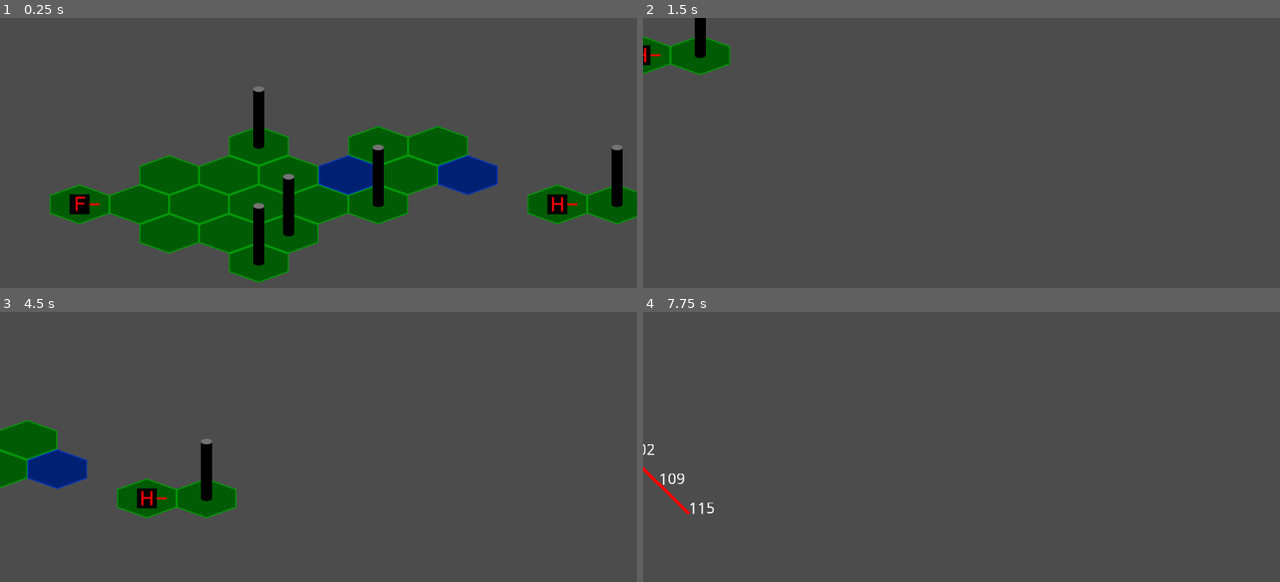
Above: before the commit, frames 1-4 (two rows, left to right).
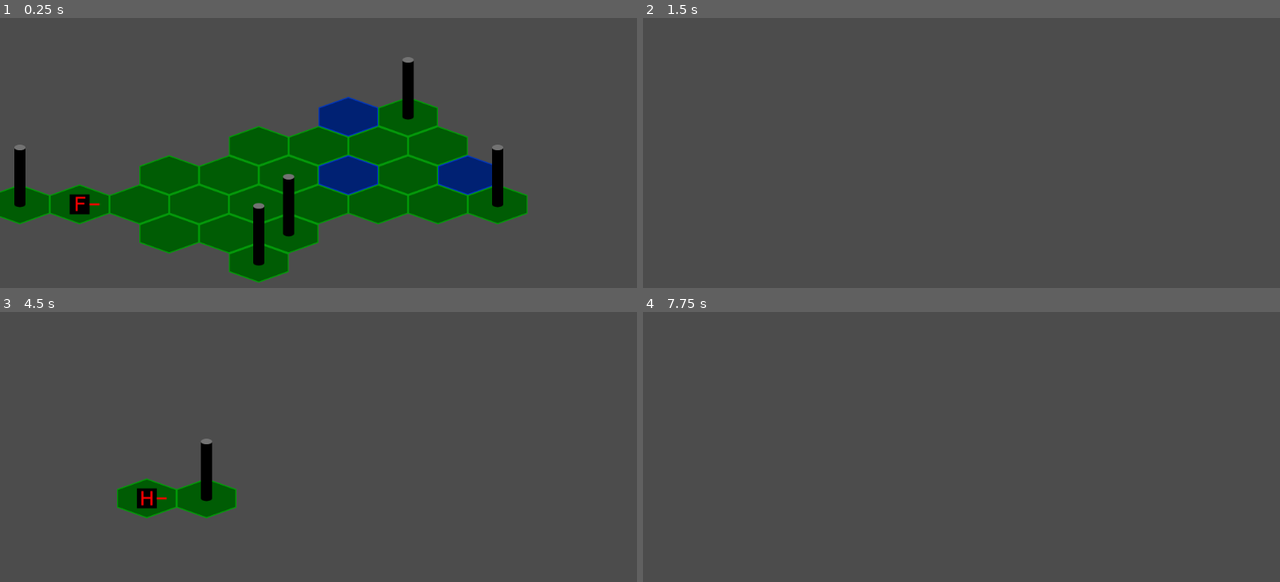
Above: after the commit, the same moments.

Repository: fat-beaver/hedgehog
Game: Godot game, scene res://battle.tscn
Same seed, same stepped clock (60 frames per second), same inputs: the game is played once before the commit and once after it.
Inputs (mouse positions are in pixels of both pictures, inside the frame that each line leads up to):
- Up to frame 1 (0.25 s): no input
- Up to frame 2 (1.5 s): tap Enter at 0.5 s; move the mouse to (1101, 185) at 0.52 s; hold Right (move_right) 0.53-1.28 s; tap C (change_critter, bound only before the commit) at 0.6 s; click (1101, 185) at 0.8 s; move the mouse to (834, 223) at 1.27 s; hold Down (move_down) from 1.28 s (still down); click (834, 223) at 1.35 s
- Up to frame 3 (4.5 s): right-click (191, 517) at 1.55 s; tap Space at 2, 3.5 s; move the mouse to (382, 417) at 2.02 s; release Down (move_down) at 2.03 s; hold Right (move_right) 2.03-2.78 s; right-click (382, 417) at 2.1 s; tap C (change_critter, bound only before the commit) at 2.3, 2.85 s; tap Enter at 2.75 s; move the mouse to (286, 573) at 2.77 s; hold Up (move_up) 2.78-3.53 s; click (286, 573) at 3.05 s; move the mouse to (509, 555) at 3.52 s; hold Left (move_left) from 3.53 s (still down); tap Backspace (end_turn) at 3.6 s; right-click (509, 555) at 3.8 s; move the mouse to (127, 441) at 4.27 s; click (127, 441) at 4.35 s
- Up to frame 4 (7.75 s): tap C (change_critter, bound only before the commit) at 4.55, 6.8, 7.35 s; move the mouse to (993, 498) at 5.02 s; release Left (move_left) at 5.03 s; hold Down (move_down) 5.03-5.78 s; right-click (993, 498) at 5.1 s; click (993, 498) at 5.3 s; tap Enter at 5.75 s; move the mouse to (865, 406) at 5.77 s; hold Right (move_right) 5.78-6.53 s; tap Mouse wheel up (zoom_in) at 5.85 s; right-click (865, 406) at 6.05 s; tap Space at 6.5 s; move the mouse to (1101, 479) at 6.52 s; hold Up (move_up) 6.53-7.28 s; tap Mouse wheel down (zoom_out) at 6.6 s; move the mouse to (834, 517) at 7.27 s; hold Right (move_right) from 7.28 s (still down); click (834, 517) at 7.55 s

The runs differ from the first frame. In frame 1, 9.8% of the frame differs, in the area x 0-100%, y 14-77%; in frame 2, 1.6%; in frame 3, 2.5%; in frame 4, 0.3%.

Commit message:
Added a team class to represent the two teams in the game and hold all of the critters on that team. Added proper visibility and storing of previously explored tiles. Fixed movement so that movement costs could not go negative. Changed way critters are displayed so they can only be seen when in visible tiles.

Diff:
--- a/Battle.gd
+++ b/Battle.gd
@@ -9,7 +9,8 @@
 const default_zoom_level = 2
 const camera_movement_mult = 1200
 #critter constants
-const ferret_coords = Vector2(-4, 0)
+const ferret_one_coords = Vector2(-4, 0)
+const ferret_two_coords = Vector2(-6, 0)
 const hedgehog_coords = Vector2(4, 0)
 const default_time_units = 80
 #map constants
@@ -20,24 +21,24 @@
 var camera = Camera2D.new()
 var map = Map.new(map_size)
 var grid = HexGrid.new(map)
-var ferret: Critter
-var hedgehog: Critter
-var current_critter: Critter
+
+var teams = {}
+var current_team: Team
 
 func _ready():
+	teams[Critter.FERRET] = Team.new()
+	teams[Critter.HEDGEHOG] = Team.new()
+	current_team = teams[Critter.FERRET]
 	#add all of the children
 	add_child(grid)
 	add_child(path)
+	add_child(teams[Critter.FERRET])
+	add_child(teams[Critter.HEDGEHOG])
 	_set_up_camera()
-	ferret = Critter.new(Critter.FERRET, map.get_hex_at_coords(ferret_coords), default_unit_direction, default_time_units)
-	_set_up_critter(ferret)
-	hedgehog = Critter.new(Critter.HEDGEHOG, map.get_hex_at_coords(hedgehog_coords), default_unit_direction, default_time_units)
-	_set_up_critter(hedgehog)
-	current_critter = ferret
-	grid.clear_tiles_to_draw()
-	grid.add_tiles_to_draw(find_visible_tiles(ferret))
-	grid.add_tiles_to_draw(find_visible_tiles(hedgehog))
-	grid._draw_map()
+	_set_up_critter(Critter.new(Critter.FERRET, map.get_hex_at_coords(ferret_one_coords), default_unit_direction, default_time_units, teams[Critter.FERRET]))
+	_set_up_critter(Critter.new(Critter.FERRET, map.get_hex_at_coords(ferret_two_coords), default_unit_direction, default_time_units, teams[Critter.FERRET]))
+	_set_up_critter(Critter.new(Critter.HEDGEHOG, map.get_hex_at_coords(hedgehog_coords), default_unit_direction, default_time_units, teams[Critter.HEDGEHOG]))
+	find_team_visibility(current_team)
 
 func _set_up_camera():
 	add_child(camera)
@@ -48,7 +49,7 @@
 	camera.zoom = Vector2(default_zoom_level, default_zoom_level)
 
 func _set_up_critter(critter: Critter):
-	add_child(critter)
+	teams[critter.get_type()].add_critter(critter)
 	grid.set_hex_terrain(critter.get_location(), 0)
 
 func _process(delta):
@@ -57,10 +58,15 @@
 	camera.move_local_y(movement_vector.y * camera_movement_mult * delta * camera.zoom.y)
 
 	if Input.is_action_just_pressed("left_click"):
-		_move_critter_to_mouse(current_critter)
+		var critter = find_critter_in_tile(grid.get_hex_at_mouse(), current_team)
+		if critter != null:
+			current_team.set_current_critter(critter)
+			last_mouse_hex = null
+			path.clear_path()
+		_move_critter_to_mouse(current_team.get_current_critter())
 
 	if Input.is_action_just_pressed("right_click"):
-		_turn_critter(current_critter)
+		_turn_critter(current_team.get_current_critter())
 
 	if Input.is_action_just_released("zoom_out"):
 		zoom(zoom_increment)
@@ -68,29 +74,25 @@
 	if Input.is_action_just_released("zoom_in"):
 		zoom(-zoom_increment)
 
-	if Input.is_action_just_pressed("change_critter"):
-		if current_critter == ferret:
-			current_critter = hedgehog
-		else:
-			current_critter = ferret
 	if Input.is_action_just_pressed("end_turn"):
 		_end_turn()
 
 func _move_critter_to_mouse(critter: Critter):
 	var mouse_hex = grid.get_hex_at_mouse()
-	if mouse_hex != null:
+	if mouse_hex != null and find_critter_in_tile(mouse_hex, teams[Critter.FERRET]) == null and find_critter_in_tile(mouse_hex, teams[Critter.HEDGEHOG]) == null:
 		var path_start = critter.get_location()
 		var path_end = mouse_hex
 		if mouse_hex != last_mouse_hex:
-			path.set_path(PathFinder.find_path_between(path_start, path_end, map, critter.get_direction()))
+			path.set_path(PathFinder.find_path_between(path_start, path_end, map, critter), critter)
 		elif path.get_path_length() != 0:
-			critter.move(path.get_end()[0], path.get_end()[1], path.get_end()[2])
+			var movement_cost_so_far = 0
+			for entry in path.get_path():
+				if !entry[0] == path_start:
+					critter.move(entry[0], entry[1], entry[2] - movement_cost_so_far)
+					movement_cost_so_far += (entry[2] - movement_cost_so_far)
+					find_team_visibility(critter.get_team())
 			path.clear_path()
 		last_mouse_hex = mouse_hex
-		grid.clear_tiles_to_draw()
-		grid.add_tiles_to_draw(find_visible_tiles(ferret))
-		grid.add_tiles_to_draw(find_visible_tiles(hedgehog))
-		grid._draw_map()
 
 func _turn_critter(critter: Critter):
 	if grid.get_hex_at_mouse() != null:
@@ -98,10 +100,7 @@
 		if map.directions.has(direction):
 			var turning_cost = map.get_turning_costs(critter.get_direction(), direction)
 			critter.set_direction(direction, turning_cost)
-			grid.clear_tiles_to_draw()
-			grid.add_tiles_to_draw(find_visible_tiles(ferret))
-			grid.add_tiles_to_draw(find_visible_tiles(hedgehog))
-			grid._draw_map()
+			find_team_visibility(critter.get_team())
 
 func zoom(zoom: float):
 	if zoom > 0:
@@ -120,9 +119,32 @@
 			camera.zoom.y += zoom
 
 func _end_turn():
-	ferret.refresh_time_units()
-	hedgehog.refresh_time_units()
+	current_team.new_turn()
+	if current_team == teams[Critter.FERRET]:
+		current_team = teams[Critter.HEDGEHOG]
+	else:
+		current_team = teams[Critter.FERRET]
+	find_team_visibility(current_team)
 	last_mouse_hex = null
+
+func find_critter_visibility(team: Team):
+	for critter in teams[Critter.FERRET].get_critters():
+		critter.set_visible(false)
+	for critter in teams[Critter.HEDGEHOG].get_critters():
+		critter.set_visible(false)
+	for hex in team.get_visible_tiles():
+		var critter = hex.get_critter()
+		if critter != null:
+			critter.set_visible(true)
+
+func find_team_visibility(team: Team):
+	team.clear_visible_tiles()
+	for critter in team.get_critters():
+		var critter_visible_tiles = find_visible_tiles(critter)
+		for hex in critter_visible_tiles:
+			team.add_visible_tile(hex)
+	find_critter_visibility(team)
+	grid._draw_map(team)
 
 func find_visible_tiles(critter: Critter) -> Array:
 	var visible_tiles = Array()
@@ -143,3 +165,9 @@
 					if !hex_to_check.is_transparent():
 						break
 	return visible_tiles
+
+func find_critter_in_tile(hex: Hex, team: Team):
+	for critter in team.get_critters():
+		if critter.get_location() == hex:
+			return critter
+	return null
--- a/Critter.gd
+++ b/Critter.gd
@@ -19,19 +19,24 @@
 var _type
 var _location
 var _direction
+var _team
 
-func _init(new_critter_type: int, hex: Hex, direction: Vector2, speed):
+func _init(new_critter_type: int, hex: Hex, direction: Vector2, speed: int, team: Team):
 	_type = new_critter_type
 	max_time_units = speed
 	refresh_time_units()
 	load_textures()
 	move(hex, direction, 0)
+	_team = team
 	add_child(sprite)
 
 func move(hex: Hex, direction: Vector2, movement_cost: int):
 	if time_units >= movement_cost:
 		time_units -= movement_cost
+		if _location != null:
+			_location.set_critter(null)
 		_location = hex
+		hex.set_critter(self)
 		set_direction(direction, 0)
 		position = _location.get_centre_point()
 
@@ -66,3 +71,12 @@
 
 func get_view_range():
 	return _view_range
+
+func get_team():
+	return _team
+
+func get_type():
+	return _type
+
+func get_time_units():
+	return time_units
--- a/Hex.gd
+++ b/Hex.gd
@@ -5,7 +5,7 @@
 var passable: bool setget , is_passable
 var transparent: bool setget , is_transparent
 var terrain_type : int setget set_terrain_type, get_terrain_type
-
+var critter setget set_critter, get_critter
 enum terrain_types {GRASS, WATER, SAND, POLE}
 
 #constants for hex size, cannot get these from tilemap because the size used for scaling is not the actual size
@@ -52,7 +52,10 @@
 	return movement_cost
 
 func is_passable():
-	return passable
+	if critter == null:
+		return passable
+	else:
+		return false
 
 func is_transparent():
 	return transparent
@@ -62,3 +65,9 @@
 	point.x = 192 * coords.x + 96 * coords.y + hex_width / 2.0
 	point.y = 0 * coords.x + 94 * coords.y  + hex_height / 2.0
 	return point
+
+func set_critter(new_critter):
+	critter = new_critter
+
+func get_critter():
+	return critter
--- a/HexGrid.gd
+++ b/HexGrid.gd
@@ -1,9 +1,8 @@
 extends Node2D
 class_name HexGrid
 
-var _tiles_to_draw = Array()
-
 var _tile_map = TileMap.new()
+var _explored_tile_map = TileMap.new()
 #tilemap constants
 const tileset_name = "testing_tileset.tres"
 const graphical_hex_size = Vector2(192, 94)
@@ -15,18 +14,25 @@
 
 func _init(new_map: Map):
 	_map = new_map
-	_set_up_tilemap()
+	_set_up_tilemap(_explored_tile_map)
+	_set_up_tilemap(_tile_map)
+	_explored_tile_map.set_modulate(Color(0.6, 0.6, 0.6, 1))
 
-func _set_up_tilemap():
-	add_child(_tile_map)
-	_tile_map.tile_set = load(tileset_name)
-	_tile_map.cell_size = graphical_hex_size
-	_tile_map.cell_half_offset = 0
-	_tile_map.cell_y_sort = true
+func _set_up_tilemap(tile_map: TileMap):
+	add_child(tile_map)
+	tile_map.tile_set = load(tileset_name)
+	tile_map.cell_size = graphical_hex_size
+	tile_map.cell_half_offset = 0
+	tile_map.cell_y_sort = true
 
-func _draw_map():
+
+func _draw_map(team: Team):
 	_tile_map.clear()
-	for hex in _tiles_to_draw:
+	_explored_tile_map.clear()
+	for hex in team.get_explored_tiles():
+		if !team.get_visible_tiles().has(hex):
+			_explored_tile_map.set_cell(hex.get_offset_coords().x, hex.get_offset_coords().y, hex.get_terrain_type())
+	for hex in team.get_visible_tiles():
 		_tile_map.set_cell(hex.get_offset_coords().x, hex.get_offset_coords().y, hex.get_terrain_type())
 
 func set_hex_terrain(hex: Hex, terrain_type: int):
@@ -38,9 +44,3 @@
 func get_hex_at_mouse() -> Hex:
 	var adjusted_mouse_point = get_global_mouse_position() + _mouse_offset_vector
 	return _map.get_hex_at_point(adjusted_mouse_point)
-
-func add_tiles_to_draw(tiles_to_draw: Array):
-	_tiles_to_draw.append_array(tiles_to_draw)
-
-func clear_tiles_to_draw():
-	_tiles_to_draw.clear()
--- a/HexPath.gd
+++ b/HexPath.gd
@@ -2,6 +2,7 @@
 class_name HexPath
 
 var _current_path = []
+var _critter = null
 
 var _font
 const _path_thickness = 10
@@ -18,18 +19,20 @@
 	for i in range(0, _current_path.size() - 1):
 		draw_line(_current_path[i][0].get_centre_point(), _current_path[i + 1][0].get_centre_point(), Color.red, _path_thickness)
 	for i in range(0, _current_path.size()):
-		draw_string(_font, _current_path[i][0].get_centre_point(), _current_path[i][2] as String)
+		draw_string(_font, _current_path[i][0].get_centre_point(), max(_critter.get_time_units() - _current_path[i][2], 0) as String)
 
-func set_path(path: Array):
+func set_path(path: Array, critter: Critter):
 	#each array element is 0:hex, 1:direction, 2:cost
 	if path == null:
 		clear_path()
 	else:
 		_current_path = path
+		_critter = critter
 		update()
 
 func clear_path():
 	_current_path.clear()
+	_critter = null
 	update()
 
 func get_path_length() -> int:
@@ -39,3 +42,6 @@
 	if _current_path.size() == 0:
 		return null
 	return _current_path[_current_path.size() - 1]
+
+func get_path():
+	return _current_path
--- a/Map.gd
+++ b/Map.gd
@@ -28,11 +28,11 @@
 					var hex = Hex.new(Vector2(q,r), 0)
 					#set the terrain of the hex to its distance from the centre, as a demonstration
 					#hex.set_terrain_type(find_hex_distance(tempCentreHex, hex) / 2 %4)
-					var hex_terrain_raw = rand_range(0,12)
+					var hex_terrain_raw = rand_range(0,10)
 
 					if hex_terrain_raw >= 0 and hex_terrain_raw < 6:
 						hex.set_terrain_type(Hex.terrain_types.GRASS)
-					elif hex_terrain_raw >= 6 and hex_terrain_raw < 11:
+					elif hex_terrain_raw >= 6 and hex_terrain_raw < 9:
 						hex.set_terrain_type(Hex.terrain_types.POLE)
 					else:
 						hex.set_terrain_type(Hex.terrain_types.WATER)
--- a/PathFinder.gd
+++ b/PathFinder.gd
@@ -50,10 +50,11 @@
 	func get_size():
 		return queue.size()
 
-static func find_path_between(start: Hex, goal: Hex, map: Map, initial_direction: Vector2) -> Array:
+static func find_path_between(start: Hex, goal: Hex, map: Map, critter: Critter) -> Array:
 	#cannot find a path between cells that do not exist
-	if start == null or goal == null or !start.is_passable() or !goal.is_passable():
-		return Array()
+	if start == null or goal == null or !goal.is_passable():
+		return []
+	var initial_direction = critter.get_direction()
 	var frontier = PriorityQueue.new()
 	frontier.push(start, 0)
 	#create dictionaries to hold where the path came from to reach each cell and how much it cost
@@ -71,7 +72,7 @@
 			break
 		for direction in directions:
 			var neighbour = map.get_hex_at_coords(current_cell.get_coords() + direction)
-			if neighbour != null and neighbour.is_passable():
+			if neighbour != null and neighbour.is_passable() and critter.get_team().get_explored_tiles().has(neighbour):
 				var new_cost = cost_to[current_cell] + neighbour.get_movement_cost() + map.get_turning_costs(arriving_direction[current_cell], direction)
 				if !cost_to.has(neighbour) or new_cost < cost_to[neighbour]:
 					came_from[neighbour] = current_cell
@@ -80,7 +81,7 @@
 					var priority = new_cost + _pathing_heuristic_multiplier * map.find_hex_distance(neighbour, goal)
 					frontier.push(neighbour, priority)
 	#once a path has been found (or not found) turn it into an array of hexes
-	var path = null
+	var path = []
 	if came_from.has(goal):
 		path = []
 		var current_cell = goal
--- /dev/null
+++ b/Team.gd
@@ -0,0 +1,46 @@
+extends Node2D
+class_name Team
+
+var critters = []
+var explored_tiles = []
+var visible_tiles = []
+var current_critter setget set_current_critter, get_current_critter
+
+func add_critter(critter):
+	add_child(critter)
+	if critters.size() == 0:
+		current_critter = critter
+	critters.append(critter)
+
+func add_visible_tile(hex: Hex):
+	if !visible_tiles.has(hex):
+		visible_tiles.append(hex)
+		if !explored_tiles.has(hex):
+			explored_tiles.append(hex)
+
+func get_visible_tiles():
+	return visible_tiles
+
+func clear_visible_tiles():
+	visible_tiles.clear()
+
+func get_explored_tiles():
+	return explored_tiles
+
+func get_critter_count():
+	return critters.size()
+
+func get_critters():
+	return critters
+
+func get_current_critter():
+	return current_critter
+
+func set_current_critter(critter):
+	if critters.has(critter):
+		current_critter = critter
+
+func new_turn():
+	for critter in critters:
+		critter.refresh_time_units()
+	current_critter = critters[0]
--- a/project.godot
+++ b/project.godot
@@ -48,6 +48,11 @@
 "class": "PathFinder",
 "language": "GDScript",
 "path": "res://PathFinder.gd"
+}, {
+"base": "Node2D",
+"class": "Team",
+"language": "GDScript",
+"path": "res://Team.gd"
 } ]
 _global_script_class_icons={
 "Battle": "",
@@ -57,7 +62,8 @@
 "HexGrid": "",
 "HexPath": "",
 "Map": "",
-"PathFinder": ""
+"PathFinder": "",
+"Team": ""
 }
 
 [application]
@@ -116,11 +122,6 @@
 "events": [ Object(InputEventMouseButton,"resource_local_to_scene":false,"resource_name":"","device":-1,"alt":false,"sh …(213 unchanged characters)…
  ]
 }
-change_critter={
-"deadzone": 0.5,
-"events": [ Object(InputEventKey,"resource_local_to_scene":false,"resource_name":"","device":0,"alt":false,"shift":false,"control":false,"meta":false,"command":false,"pressed":false,"scancode":67,"physical_scancode":0,"unicode":0,"echo":false,"script":null)
- ]
-}
 end_turn={
 "deadzone": 0.5,
 "events": [ Object(InputEventKey,"resource_local_to_scene":false,"resource_name":"","device":0,"alt":false,"shift":false,"control":false,"meta":false,"command":false,"pressed":false,"scancode":16777220,"physical_scancode":0,"unicode":0,"echo":false,"script":null)
